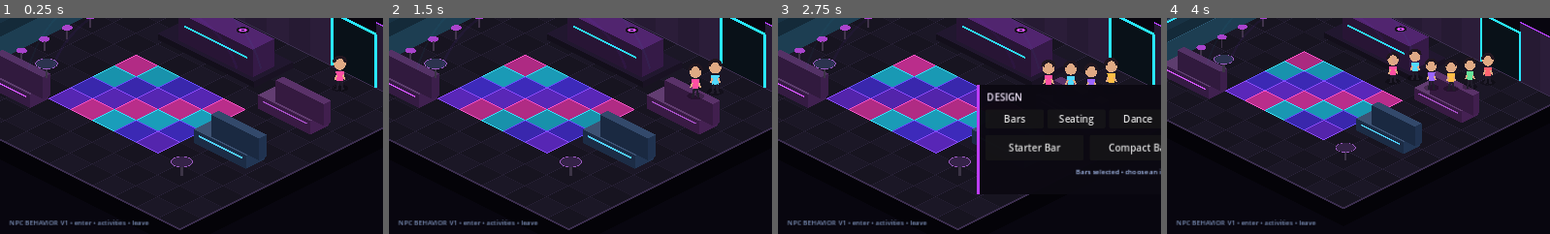
Above: before the commit, frames 1-4 (left to right).
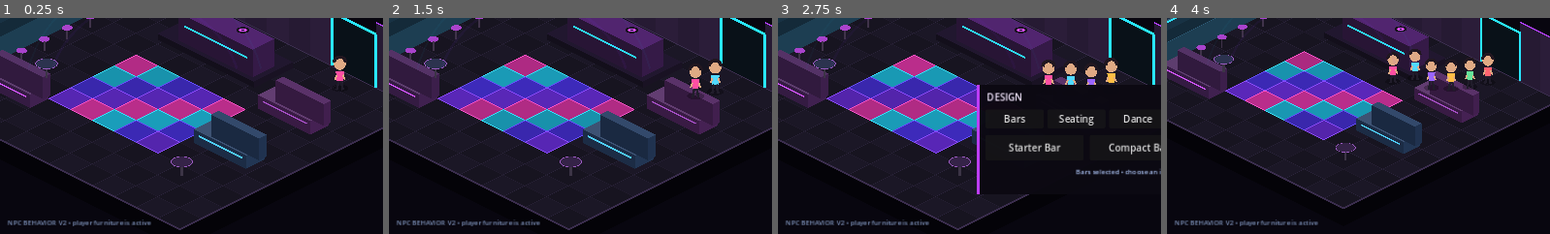
Above: after the commit, the same moments.

Repository: 22crob/Nightclub-City
Game: Godot game, scene res://scenes/main.tscn
Two runs of this game, one before a commit and one after it. Both use one fixed random seed, a clock stepped at 60 frames per second and the inputs below.
Inputs:
- Up to frame 1 (0.25 s): no input
- Up to frame 2 (1.5 s): click "−" at 0.5 s; click "+" at 1.25 s
- Up to frame 3 (2.75 s): click "DESIGN" at 2 s
- Up to frame 4 (4 s): click "×" at 2.75 s; click "−" at 3.5 s
The pictures show only the part of the screen within x 30-80%, y 49-99%; the shares and areas given below are measured in that part.

The runs differ from the first frame. In frame 1, 0.4% of the frame differs, in the area x 2-40%, y 93-97%; in frame 2, 0.4%; in frame 3, 0.4%; in frame 4, 0.4%.

Commit message:
Label NPC Behavior v2 build

Diff:
--- a/godot/scenes/main.tscn
+++ b/godot/scenes/main.tscn
@@ -76,7 +76,7 @@
 grow_vertical = 0
 theme_override_colors/font_color = Color(0.50, 0.58, 0.74, 1)
 theme_override_font_sizes/font_size = 11
-text = "NPC BEHAVIOR V1 • enter • activities • leave"
+text = "NPC BEHAVIOR V2 • player furniture is active"
 horizontal_alignment = 1
 
 [node name="ZoomControls" type="ColorRect" parent="HUD"]
